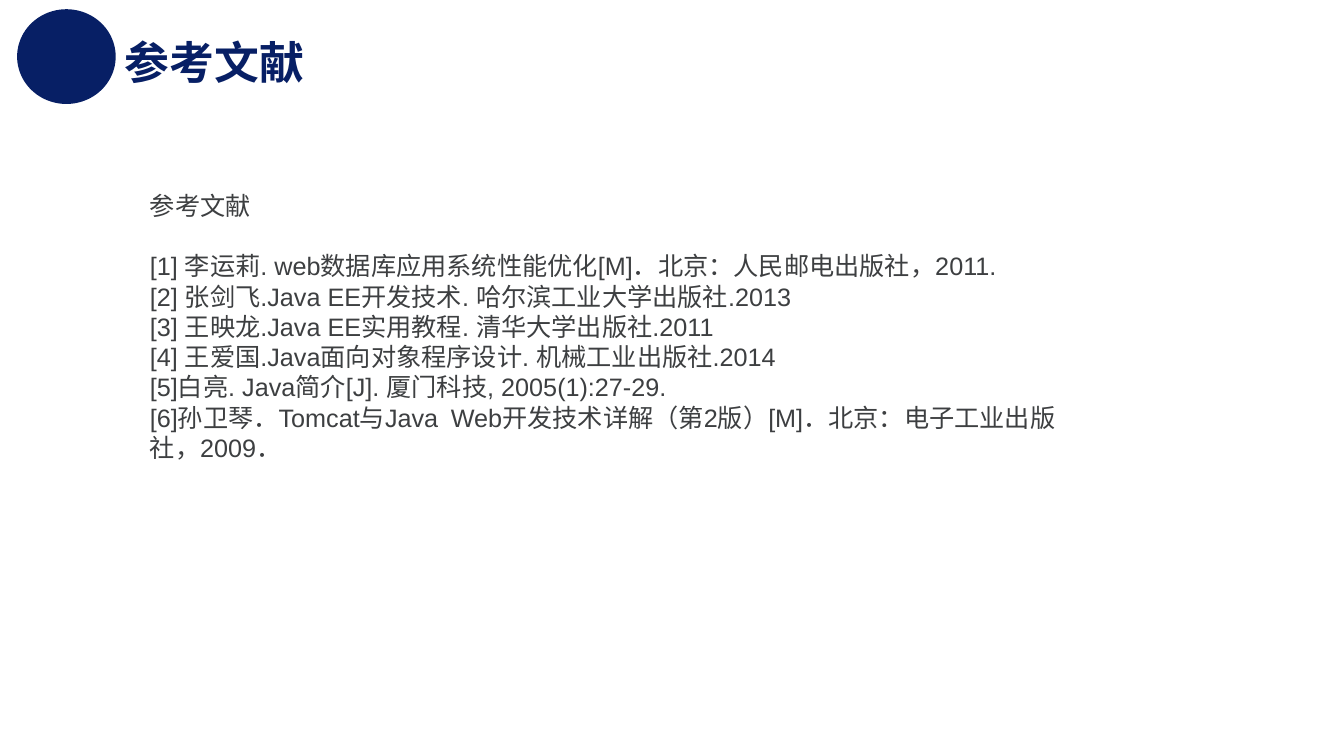
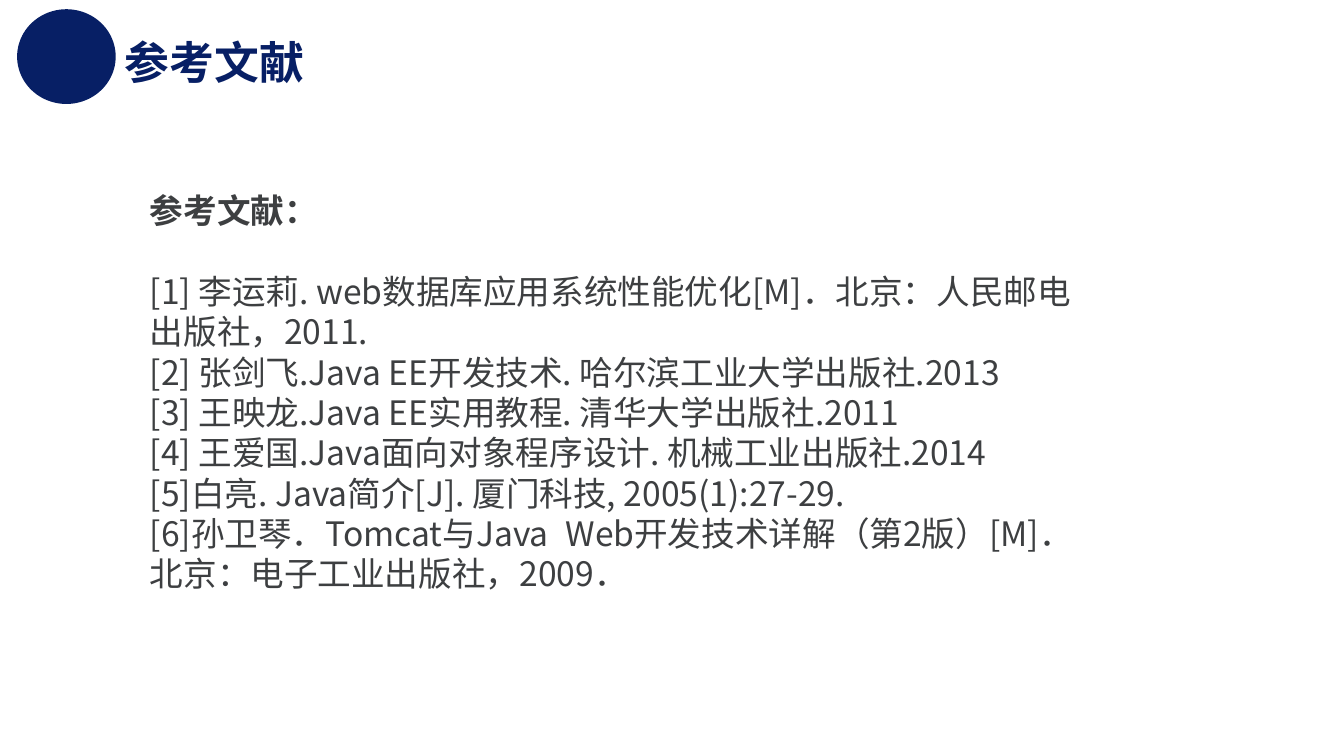
Before and after one commit to Henry0227/Imnujava, a slide deck: slide 6 of 20151104820_zhaolei_xiaofangwangzhan/毕设资料/20151104820-赵磊-开题报告PPT.pptx (slide 7 before the commit). Drawn at 1344x756 pixels with LibreOffice and Linux fonts; fonts in the diff are those of the drawing; background and template pictures are left out. Boxes give left, top, right and bottom in pixels: in the first picture for what was removed or moved away, otherwise in the second. Text is boxed around its words. In the diff, an @@ line names an element or a change of style, - is before the commit and + after.

```diff
--- a/20151104820_zhaolei_xiaofangwangzhan/毕设资料/20151104820-赵磊-开题报告PPT.pptx
+++ b/20151104820_zhaolei_xiaofangwangzhan/毕设资料/20151104820-赵磊-开题报告PPT.pptx
@@ text at (x1=150, y1=194, x2=318, y2=226): text changed; size 18 to 24 pt; font Arial to Noto Sans CJK SC; bold on @@
-参考文献
+参考文献：
@@ text at (x1=150, y1=275, x2=1073, y2=590): size 18 to 24 pt, font Arial to Noto Sans CJK SC @@
```
Also in this commit, not shown: 4 other slides changed, 2 slides added, 1 other file.
